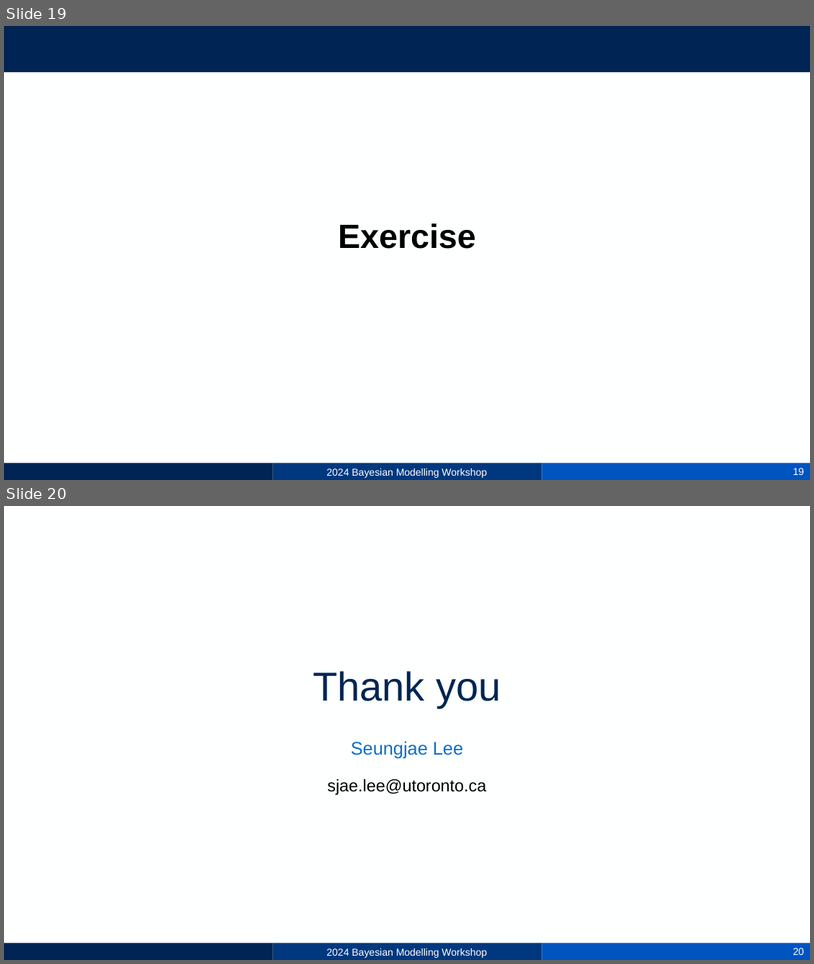
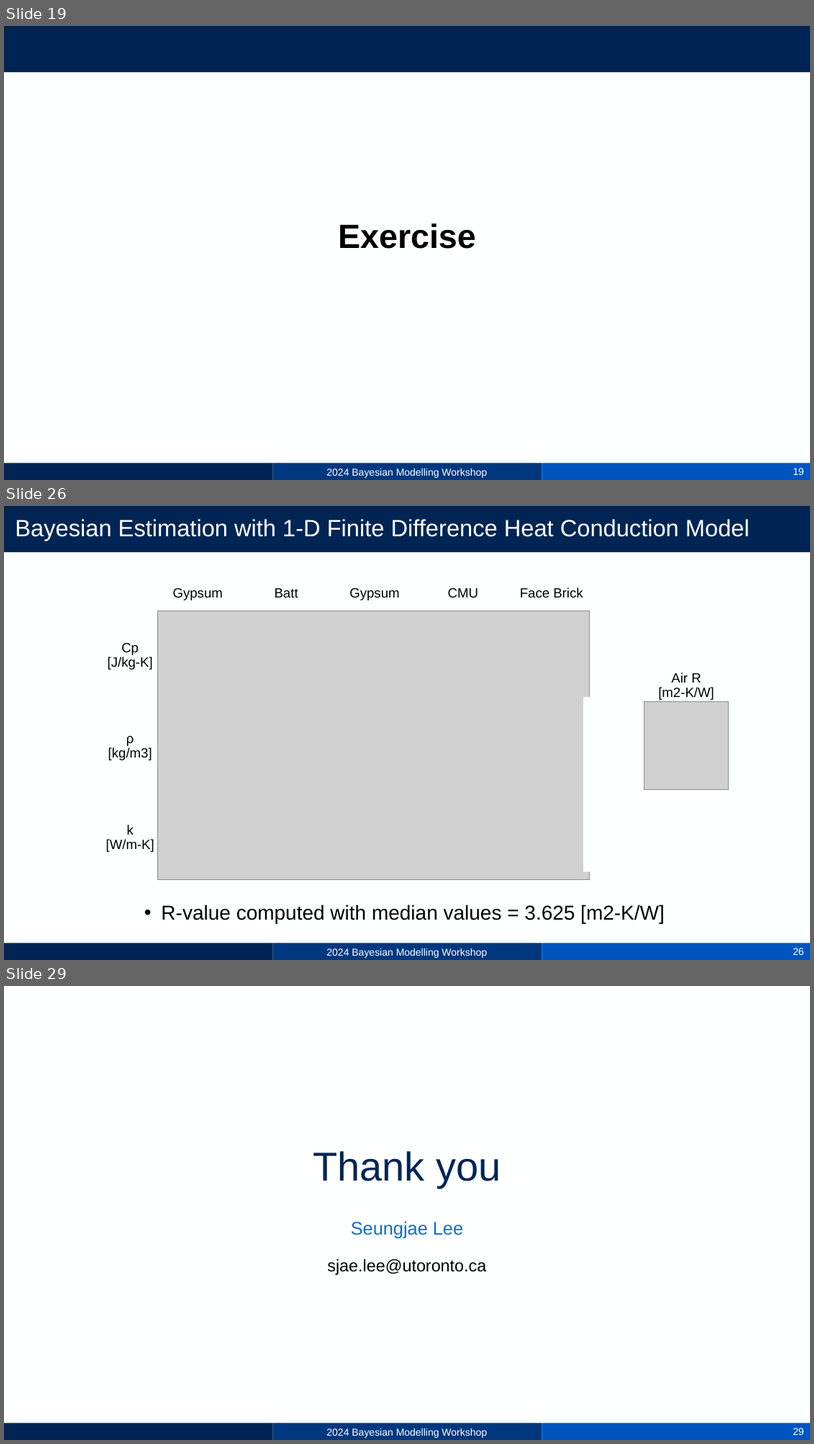
Before and after one commit to sjae-lee/IIB-training, a slide deck: bayesian-modelling/2_Linear regression.pptx. Shown one above the other, each under a label of ours: slides 19 and 20 before the commit, slides 19, 26 and 29 after it; the slides between them are not shown. The pictures are 814x964 and 814x1444 pixels, drawn with LibreOffice and Linux fonts; fonts in the diff are those of the drawing; grey boxes stand for pictures; background and template pictures are left out. Boxes give left, top, right and bottom in pixels: in the first picture for what was removed or moved away, otherwise in the second. Text is boxed around its words. In the diff, an @@ line names an element or a change of style, - is before the commit and + after.

```diff
--- a/bayesian-modelling/2_Linear regression.pptx
+++ b/bayesian-modelling/2_Linear regression.pptx
@@ slide 26 added at (4,506,810,960), background #FEFFFF; not listed: 6 template elements that a slide beside it also shows @@
@@ title added at (15,519,750,541), 28 pt, text #FEFFFF @@
+Bayesian Estimation with 1-D Finite Difference Heat Conduction Model
@@ group added at (106,587,729,923): 10 texts, 2 pictures, 1 rectangle @@
+• R-value computed with median values = 3.625 [m2-K/W]
+Air R
+[m2-K/W]
+Cp
+[J/kg-K]
+ρ
+[kg/m3]
+k
+[W/m-K]
+Gypsum
+Batt
+Gypsum
+CMU
+Face Brick
@@ what was slide 20 is now slide 29 @@
@@ page number at (793,1427,804,1435): text changed @@
-20
+29
```
Also in this commit, not shown: 8 other slides added, 2 other files.
